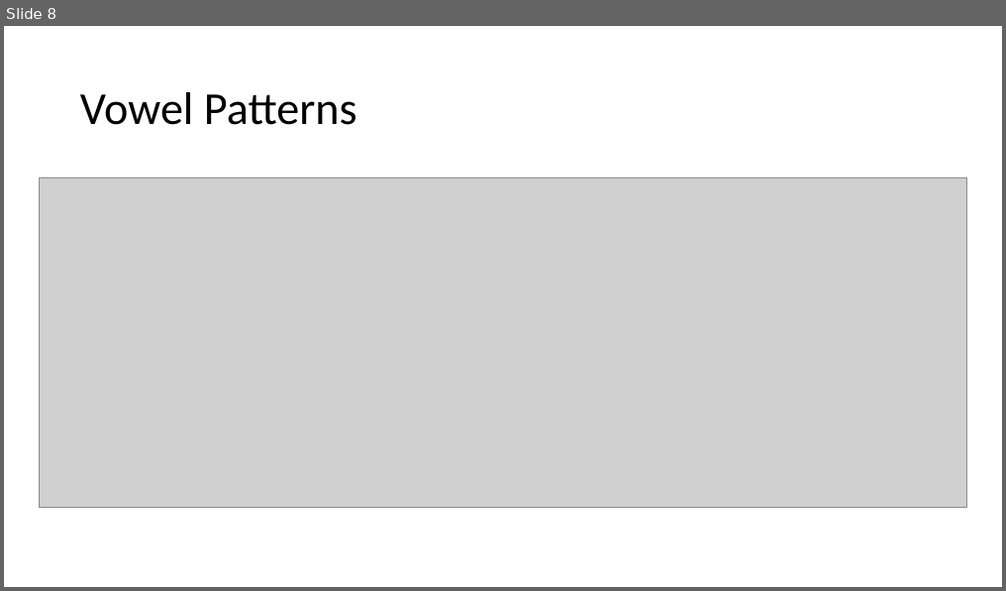
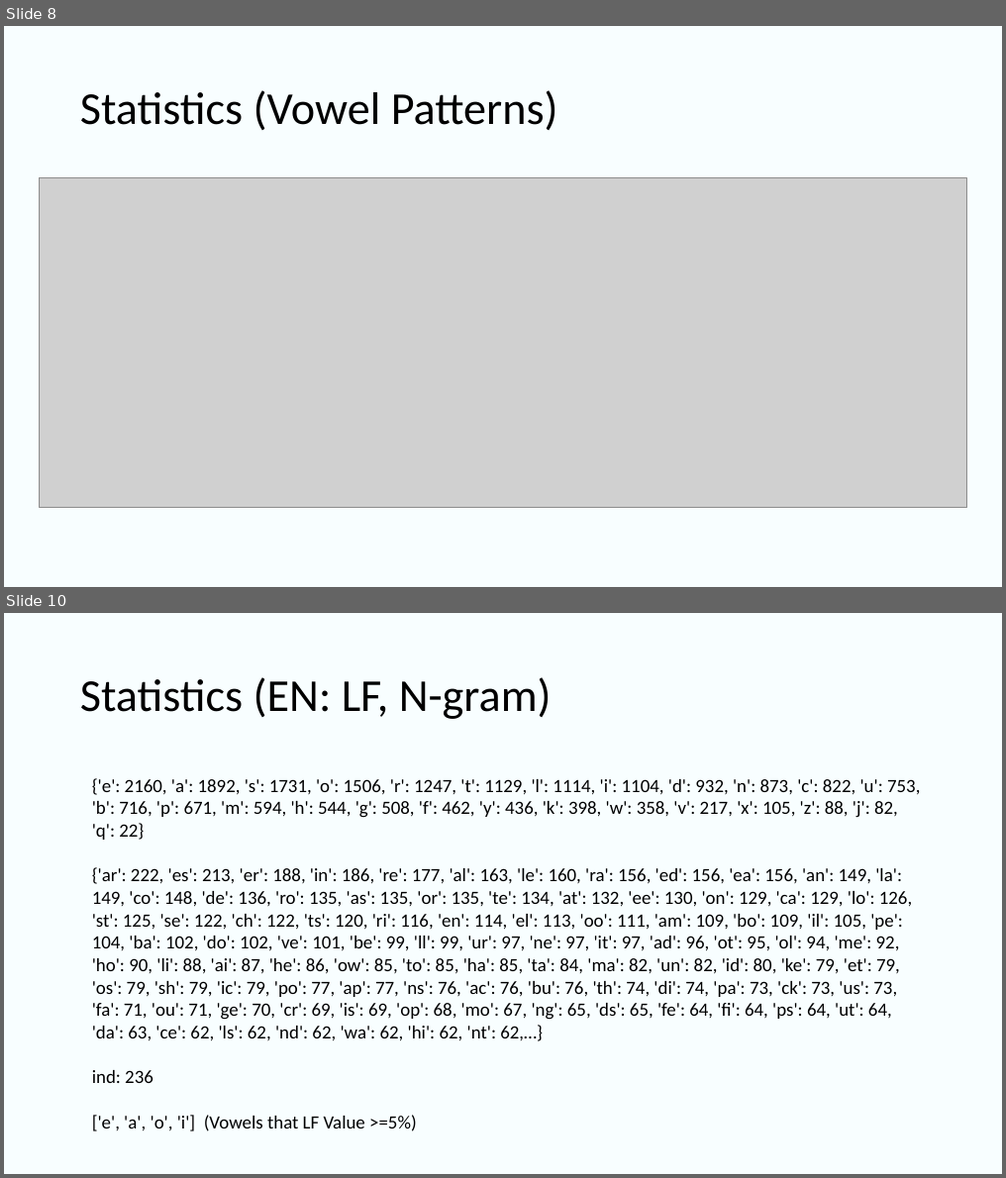
Before and after one commit to UlugbekSalaev/MatchingLetterGame, a slide deck: Presentation.pptx. Shown one above the other, each under a label of ours: slide 8 before the commit, slides 8 and 10 after it; the slides between them are not shown. The pictures are 1006x591 and 1006x1178 pixels, drawn with LibreOffice and Linux fonts; fonts in the diff are those of the drawing; grey boxes stand for pictures. Boxes give left, top, right and bottom in pixels: in the first picture for what was removed or moved away, otherwise in the second. Text is boxed around its words. In the diff, an @@ line names an element or a change of style, - is before the commit and + after.

```diff
--- a/Presentation.pptx
+++ b/Presentation.pptx
@@ slide 10 added at [4, 613, 1002, 1174], background #CFFAFF at 14% opacity @@
@@ title added at [80, 677, 551, 719], 44 pt, text #000000 @@
+Statistics (EN: LF, N-gram)
@@ text added at [92, 778, 920, 1132], 18 pt, text #000000 @@
+{'e': 2160, 'a': 1892, 's': 1731, 'o': 1506, 'r': 1247, 't': 1129, 'l': 1114, 'i': 1104, 'd': 932, 'n': 873, 'c': 822, 'u': 753, 'b': 716, 'p': 671, 'm': 594, 'h': 544, 'g': 508, 'f': 462, 'y': 436, 'k': 398, 'w': 358, 'v': 217, 'x': 105, 'z': 88, 'j': 82, 'q': 22}
+{'ar': 222, 'es': 213, 'er': 188, 'in': 186, 're': 177, 'al': 163, 'le': 160, 'ra': 156, 'ed': 156, 'ea': 156, 'an': 149, 'la': 149, 'co': 148, 'de': 136, 'ro': 135, 'as': 135, 'or': 135, 'te': 134, 'at': 132, 'ee': 130, 'on': 129, 'ca': 129, 'lo': 126, 'st': 125, 'se': 122, 'ch': 122, 'ts': 120, 'ri': 116, 'en': 114, 'el': 113, 'oo': 111, 'am': 109, 'bo': 109, 'il': 105, 'pe': 104, 'ba': 102, 'do': 102, 've': 101, 'be': 99, 'll': 99, 'ur': 97, 'ne': 97, 'it': 97, 'ad': 96, 'ot': 95, 'ol': 94, 'me': 92, 'ho': 90, 'li': 88, 'ai': 87, 'he': 86, 'ow': 85, 'to': 85, 'ha': 85, 'ta': 84, 'ma': 82, 'un': 82, 'id': 80, 'ke': 79, 'et': 79, 'os': 79, 'sh': 79, 'ic': 79, 'po': 77, 'ap': 77, 'ns': 76, 'ac': 76, 'bu': 76, 'th': 74, 'di': 74, 'pa': 73, 'ck': 73, 'us': 73, 'fa': 71, 'ou': 71, 'ge': 70, 'cr': 69, 'is': 69, 'op': 68, 'mo': 67, 'ng': 65, 'ds': 65, 'fe': 64, 'fi': 64, 'ps': 64, 'ut': 64, 'da': 63, 'ce': 62, 'ls': 62, 'nd': 62, 'wa': 62, 'hi': 62, 'nt': 62,…}
+ind: 236
+['e', 'a', 'o', 'i'] (Vowels that LF Value >=5%)
@@ slide 8 changed as well @@
@@ background #FFFFFF to #CFFAFF at 14% opacity @@
@@ title at [80, 90, 558, 130]: text changed @@
-Vowel Patterns
+Statistics (Vowel Patterns)
```
Also in this commit, not shown: 15 other slides changed, 2 other slides added, 4 other files.
